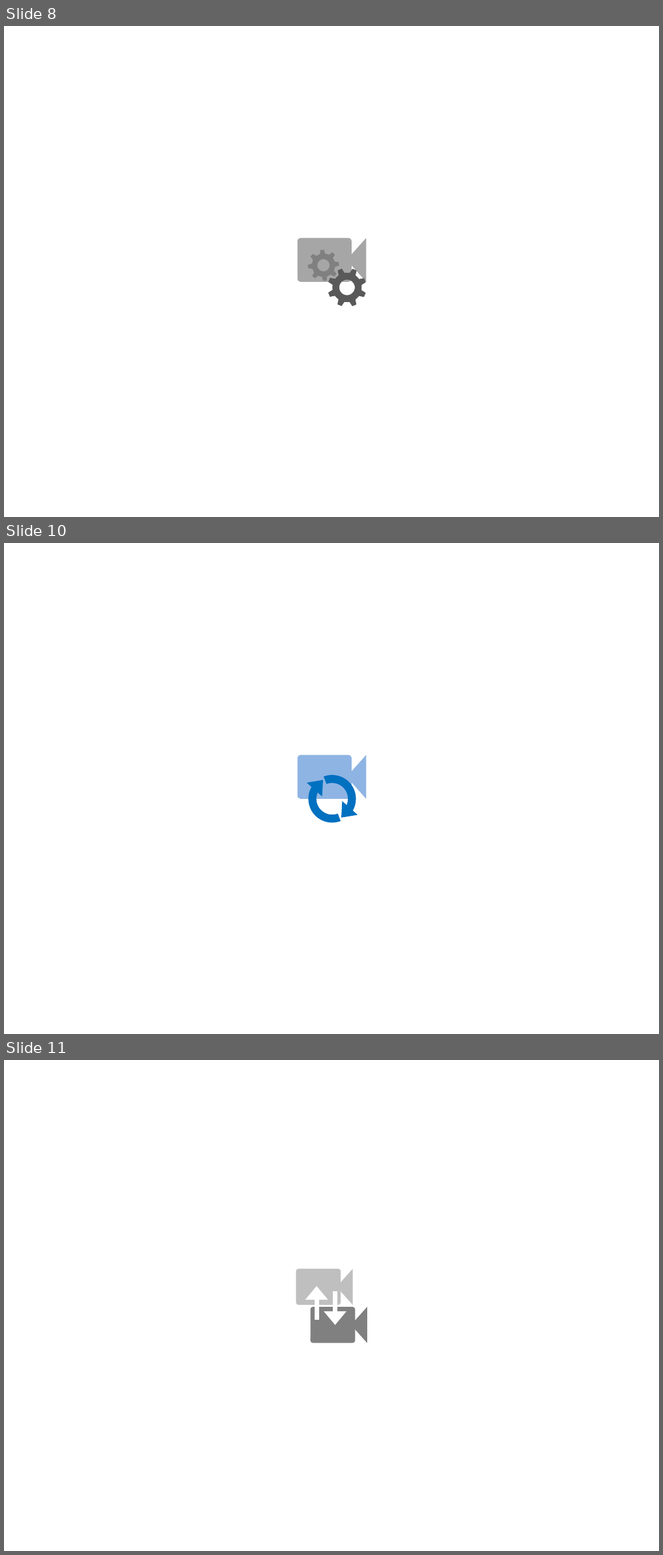
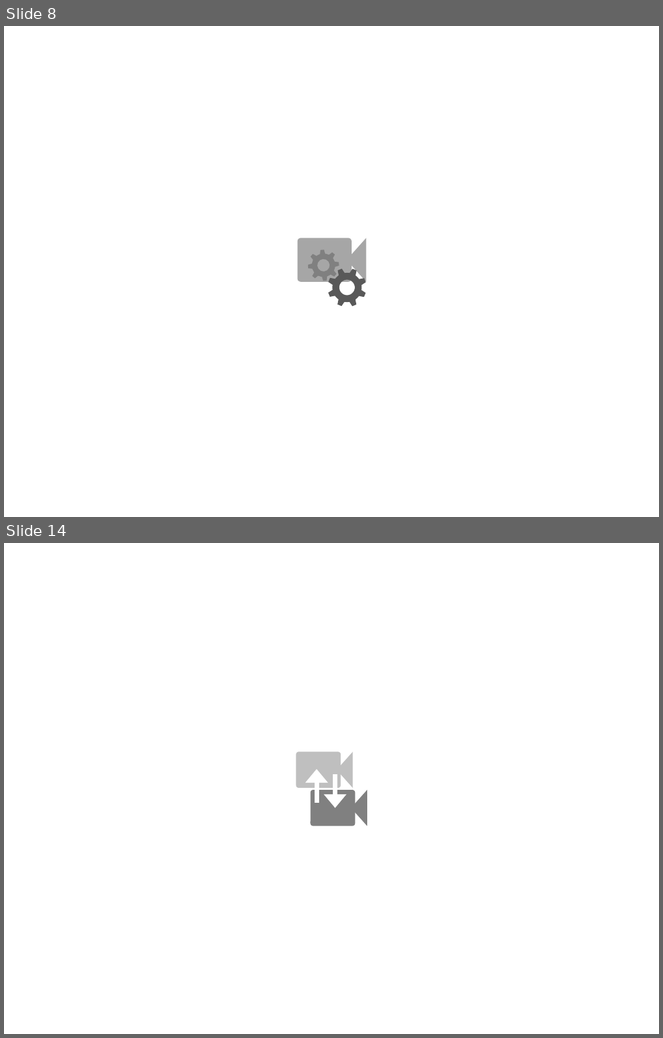
Before and after one commit to YinshengGuo/WinduVision, a slide deck: icons/icons.pptx. Shown one above the other, each under a label of ours: slides 8, 10 and 11 before the commit, slides 8 and 14 after it; the slides between them are not shown. The pictures are 663x1555 and 663x1038 pixels, drawn with LibreOffice and Linux fonts; fonts in the diff are those of the drawing. Boxes give left, top, right and bottom in pixels: in the first picture for what was removed or moved away, otherwise in the second. Text is boxed around its words. In the diff, an @@ line names an element or a change of style, - is before the commit and + after.

```diff
--- a/icons/icons.pptx
+++ b/icons/icons.pptx
@@ slide 10 removed at (4, 543, 659, 1034), background #FFFFFF @@
@@ rounded rectangle removed at (298, 756, 352, 799) @@
@@ trapezoid removed at (351, 755, 367, 799) @@
@@ group removed at (294, 760, 371, 837): 2 circular arrows, 2 triangles @@
@@ what was slide 11 is now slide 14 @@
```
Also in this commit, not shown: 3 slides changed, 4 slides added, 18 other files.
